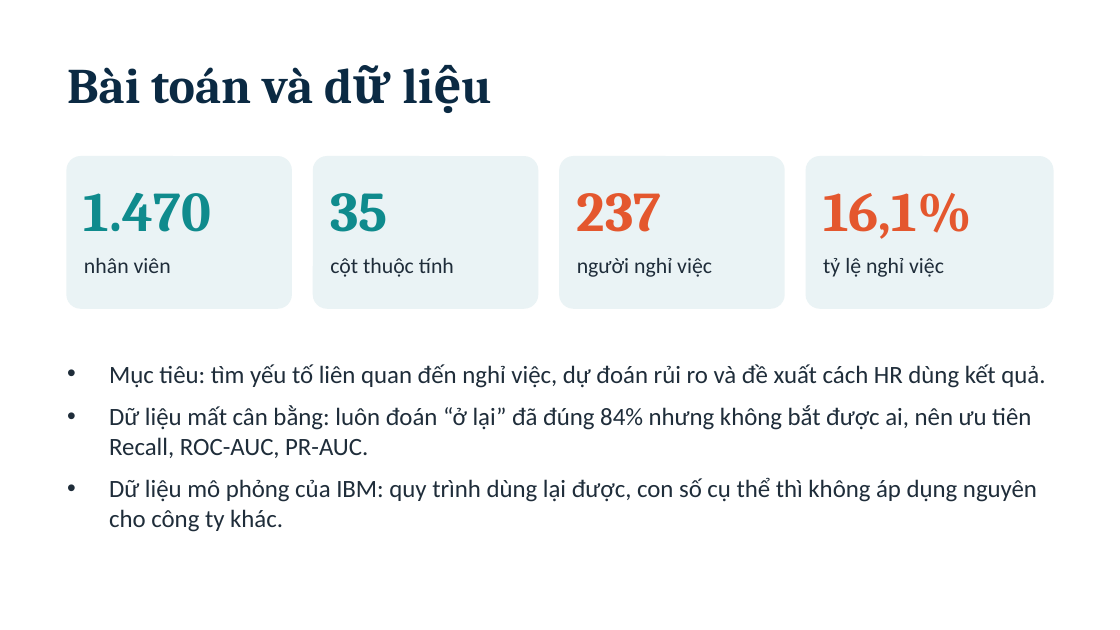
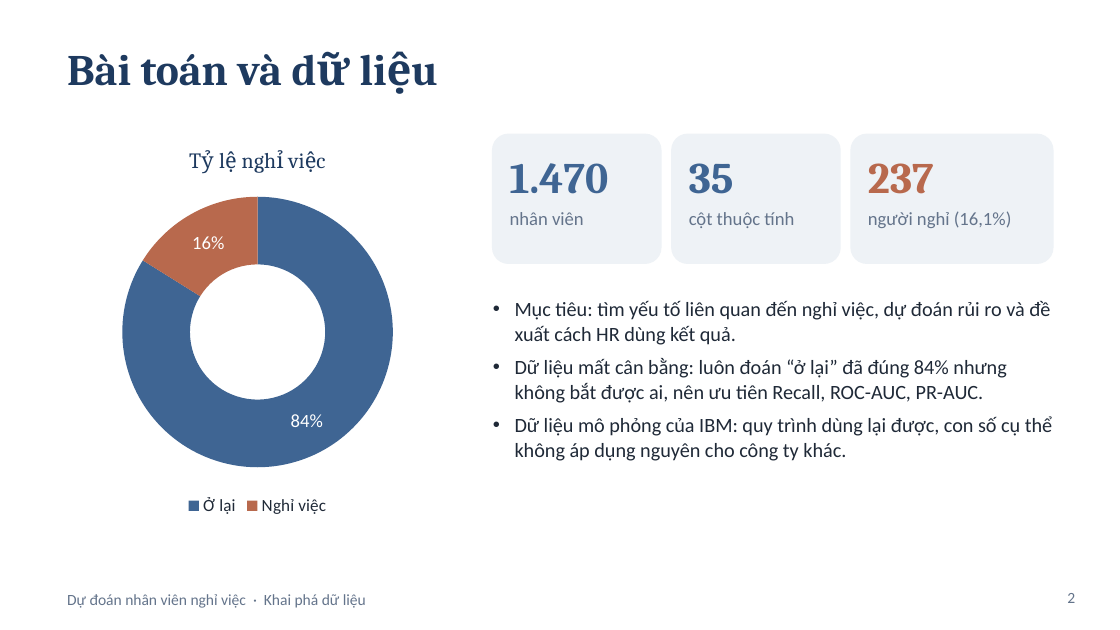
Before and after one commit to truong123123/DuDoanNghiViec_KhaiPhaDuLieu, a slide deck: slide 2 of ThuyetTrinh_DuDoanNghiViec.pptx. Drawn at 1120x630 pixels with LibreOffice and Linux fonts; fonts in the diff are those of the drawing. Boxes give left, top, right and bottom in pixels: in the first picture for what was removed or moved away, otherwise in the second. Text is boxed around its words. In the diff, an @@ line names an element or a change of style, - is before the commit and + after.

```diff
--- a/ThuyetTrinh_DuDoanNghiViec.pptx
+++ b/ThuyetTrinh_DuDoanNghiViec.pptx
@@ text "Bài toán và dữ liệu": place and size @@
-text "Bài toán và dữ liệu" at bbox=[67, 67, 313, 429]
+text "Bài toán và dữ liệu" at bbox=[67, 54, 574, 378]
@@ text "Bài toán và dữ liệu" at bbox=[67, 54, 574, 378]: size 32 to 28 pt, text colour #0B2A43 to #1E3A5F @@
@@ doughnut chart added at bbox=[56, 129, 459, 521] @@
+title "Tỷ lệ nghỉ việc"
+categories: Ở lại, Nghỉ việc
+Series 1: 84, 16
@@ rounded rectangle added at bbox=[493, 134, 661, 263], fill #EEF2F6, outline #EEF2F6 1 pt @@
@@ text "1.470": place and size @@
-text "1.470" at bbox=[84, 193, 211, 232]
+text "1.470" at bbox=[510, 163, 609, 194]
@@ text "1.470" at bbox=[510, 163, 609, 194]: size 36 to 28 pt, text colour #0F8B8D to #3F6593 @@
@@ rounded rectangle added at bbox=[672, 134, 840, 263], fill #EEF2F6, outline #EEF2F6 1 pt @@
@@ text "35" at bbox=[689, 163, 734, 194]: size 36 to 28 pt, text colour #0F8B8D to #3F6593 @@
@@ text "35": place and size @@
-text "35" at bbox=[330, 193, 388, 232]
+text "35" at bbox=[689, 163, 734, 194]
@@ rounded rectangle: place and size @@
-rounded rectangle at bbox=[806, 157, 1053, 308]
+rounded rectangle at bbox=[851, 134, 1053, 263]
@@ rounded rectangle at bbox=[851, 134, 1053, 263]: fill #EAF3F5 to #EEF2F6; outline #EAF3F5 1 pt to #EEF2F6 1 pt; proportions changed @@
@@ text "237": place and size @@
-text "237" at bbox=[577, 193, 661, 232]
+text "237" at bbox=[868, 163, 934, 194]
@@ text "237" at bbox=[868, 163, 934, 194]: size 36 to 28 pt, text colour #E4572E to #B8694D @@
@@ rounded rectangle removed at bbox=[67, 157, 291, 308] @@
@@ rounded rectangle removed at bbox=[314, 157, 538, 308] @@
@@ rounded rectangle removed at bbox=[560, 157, 784, 308] @@
@@ text "nhân viên": place and size @@
-text "nhân viên" at bbox=[84, 258, 171, 273]
+text "nhân viên" at bbox=[510, 212, 584, 225]
@@ text "nhân viên" at bbox=[510, 212, 584, 225]: size 14 to 12 pt, text colour #1F2D3A to #64748B @@
@@ text "cột thuộc tính" at bbox=[689, 212, 794, 228]: size 14 to 12 pt, text colour #1F2D3A to #64748B @@
@@ text "cột thuộc tính": place and size @@
-text "cột thuộc tính" at bbox=[330, 258, 454, 277]
+text "cột thuộc tính" at bbox=[689, 212, 794, 228]
@@ text "người nghỉ (16,1%)" at bbox=[868, 211, 1012, 228]: vertical alignment middle to top @@
@@ text at bbox=[868, 211, 1012, 228]: text changed; size 36 to 12 pt; font Cambria to Calibri; text colour #E4572E to #64748B; bold off @@
-16,1%
+người nghỉ (16,1%)
@@ text removed at bbox=[577, 258, 712, 277] @@
-người nghỉ việc
@@ text removed at bbox=[823, 258, 944, 277] @@
-tỷ lệ nghỉ việc
@@ text "Mục tiêu: tìm yếu tố ...": place and size @@
-text "Mục tiêu: tìm yếu tố ..." at bbox=[109, 364, 1045, 532]
+text "Mục tiêu: tìm yếu tố ..." at bbox=[515, 301, 1052, 461]
@@ text at bbox=[515, 301, 1050, 403]: size 16 to 13 pt, text colour #1F2D3A to #1F2937 in "Mục tiêu: tìm yếu tố liên quan ...", "Dữ liệu mất cân bằng: luôn đoán ..."; indent changed; less space between paragraphs @@
@@ text at bbox=[515, 416, 1052, 461]: text changed; size 16 to 13 pt; text colour #1F2D3A to #1F2937 @@
-• Dữ liệu mô phỏng của IBM: quy trình dùng lại được, con số cụ thể thì không áp dụng nguyên cho công ty khác.
+• Dữ liệu mô phỏng của IBM: quy trình dùng lại được, con số cụ thể không áp dụng nguyên cho công ty khác.
@@ text added at bbox=[67, 594, 366, 608], 10 pt, text #64748B @@
+Dự đoán nhân viên nghỉ việc · Khai phá dữ liệu
@@ page number added at bbox=[1067, 593, 1075, 603], 10 pt, text #64748B @@
+2
```
Also in this commit, not shown: 7 other slides changed, 3 slides added.
